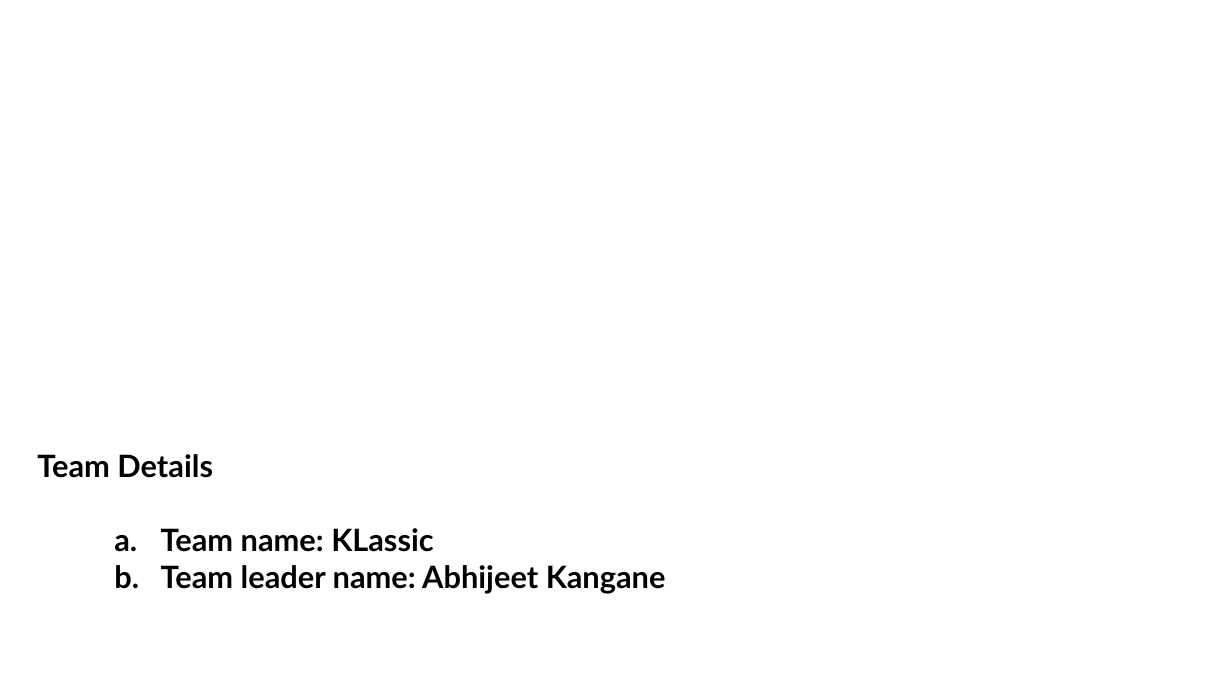
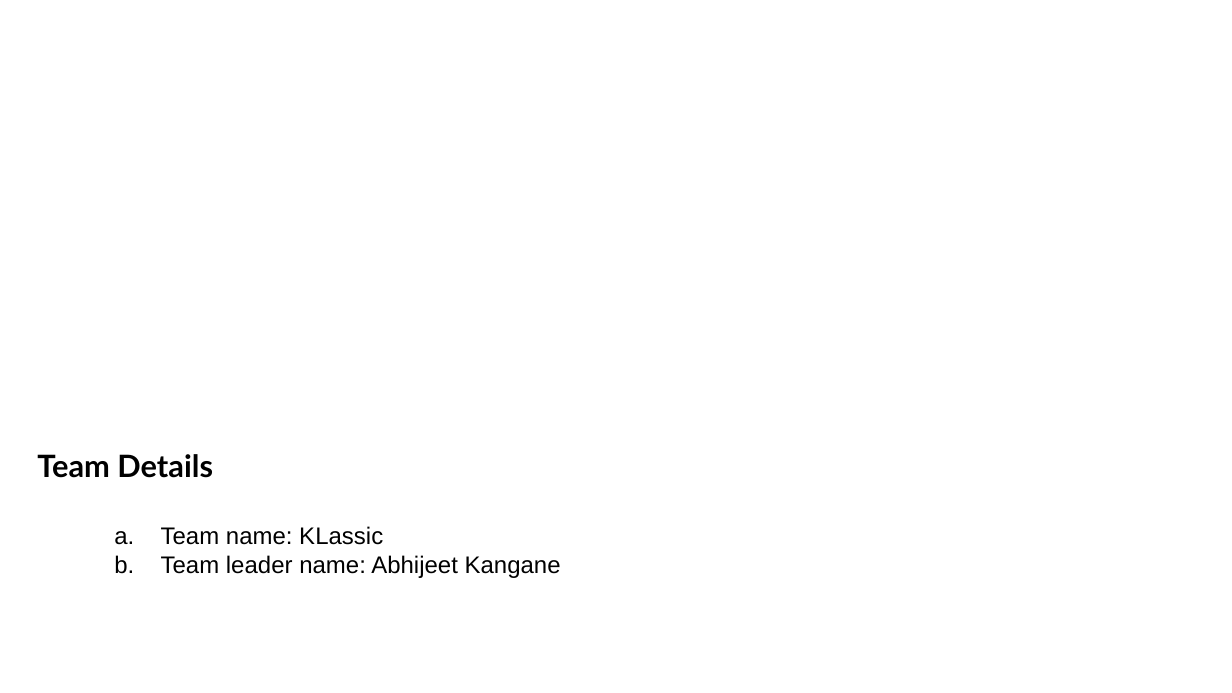
Before and after one commit to Abhi666-max/OmniSpec, a slide deck: slide 1 of Final_OmniSpec_Presentation.pptx. Drawn at 1232x693 pixels with LibreOffice and Linux fonts; fonts in the diff are those of the drawing; background and template pictures are left out. Boxes give left, top, right and bottom in pixels: in the first picture for what was removed or moved away, otherwise in the second. Text is boxed around its words. In the diff, an @@ line names an element or a change of style, - is before the commit and + after.

Commit message:
Fix presentation text overlap and image bounding boxes

```diff
--- a/Final_OmniSpec_Presentation.pptx
+++ b/Final_OmniSpec_Presentation.pptx
@@ text at (x1=161, y1=526, x2=561, y2=578): size 18 to 14 pt, font Lato to Arial, bold off in "Team name: KLassic", "Team leader name: Abhijeet Kangane" @@
```
Also in this commit, not shown: 12 other slides changed, 3 other files.
